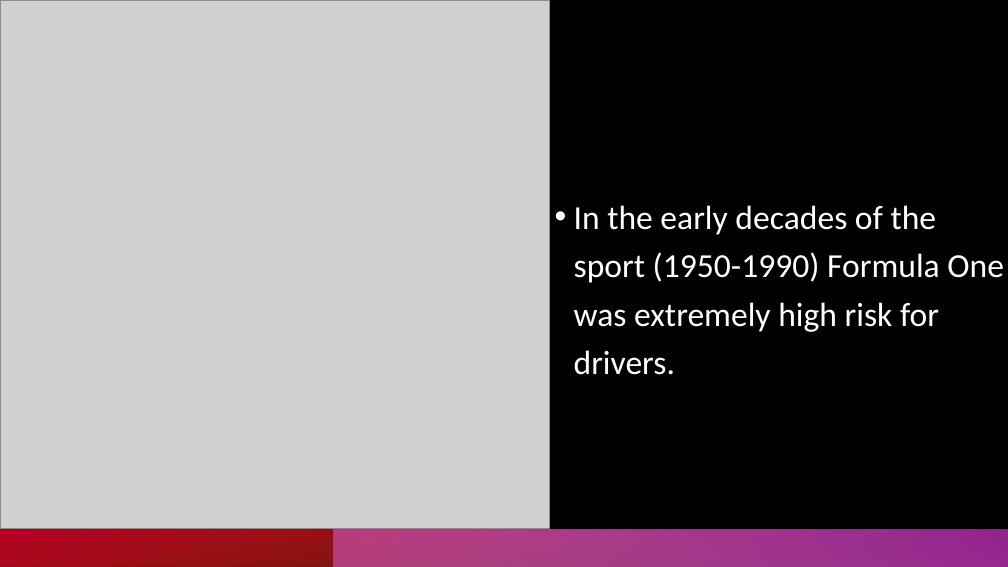
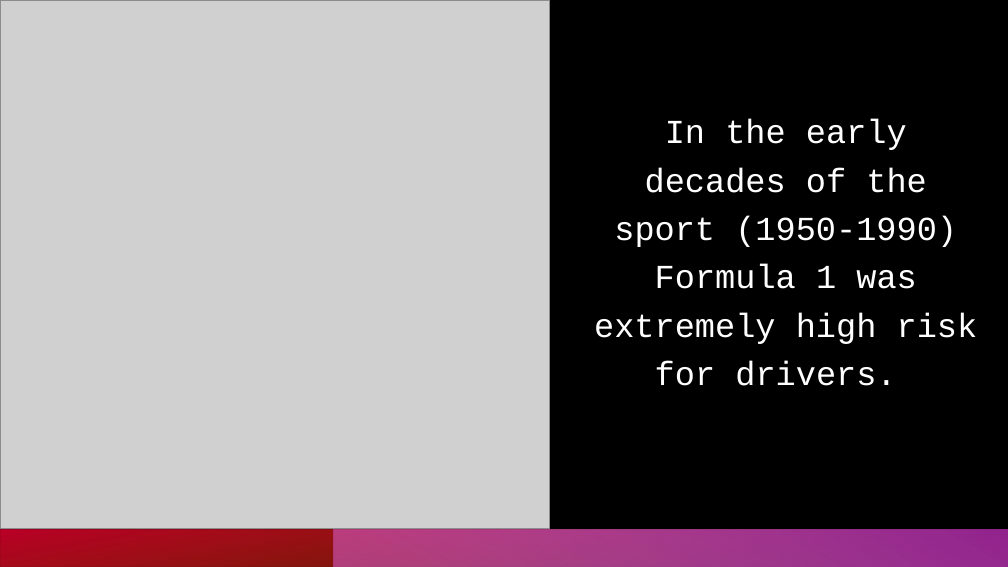
Before and after one commit to oli124/F1_safety, a slide deck: slide 3 of F1_driver_safety_pres.pptx. Drawn at 1008x567 pixels with LibreOffice and Linux fonts; fonts in the diff are those of the drawing; grey boxes stand for pictures. Boxes give left, top, right and bottom in pixels: in the first picture for what was removed or moved away, otherwise in the second. Text is boxed around its words. In the diff, an @@ line names an element or a change of style, - is before the commit and + after.

```diff
--- a/F1_driver_safety_pres.pptx
+++ b/F1_driver_safety_pres.pptx
@@ text at (594,119,978,386): text changed; font Calibri to Courier New @@
-• In the early decades of the sport (1950-1990) Formula One was extremely high risk for drivers.
+In the early decades of the sport (1950-1990) Formula 1 was extremely high risk for drivers.
```
Also in this commit, not shown: 2 other slides changed, 4 slides added, 7 other files.
